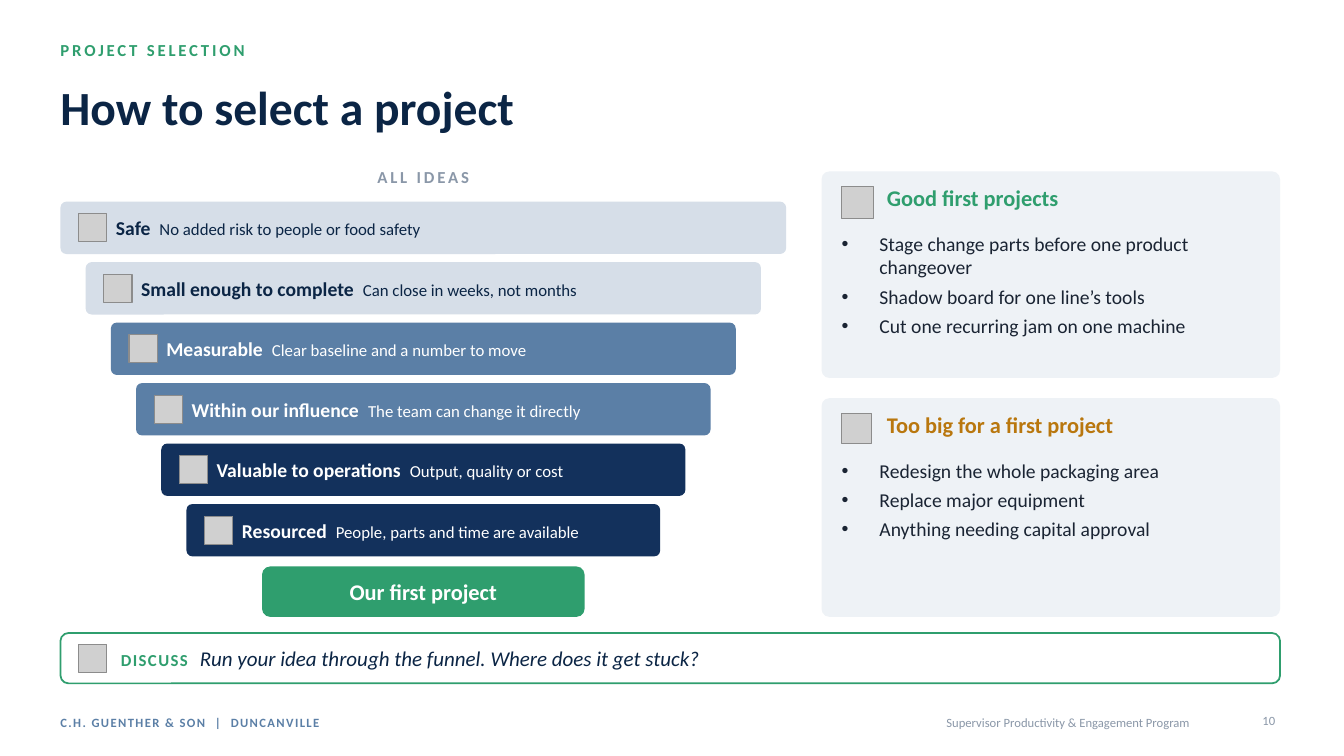
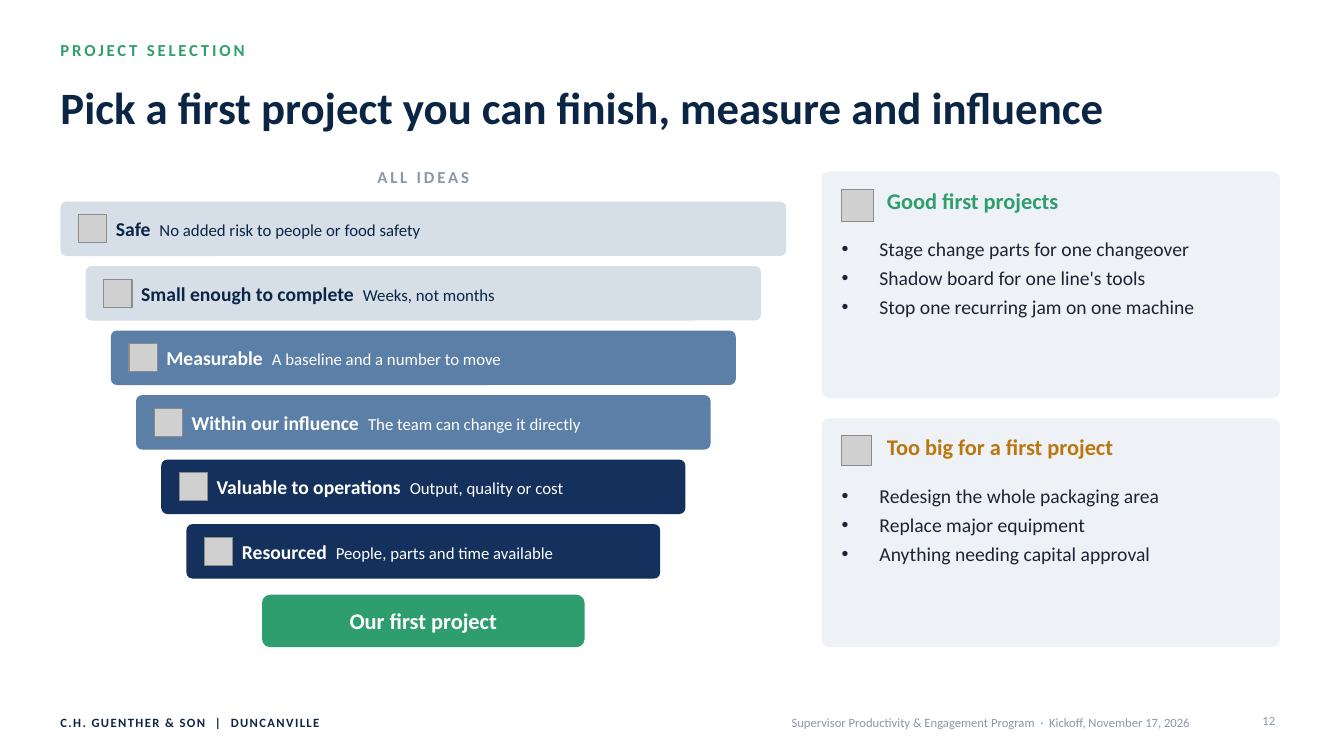
Before and after one commit to mabendeh/QMS_System1, a slide deck: slide 12 of presentations/CHG_Duncanville_Supervisor_Program/CHG_Duncanville_Supervisor_Productivity_Program_Kickoff.pptx (slide 10 before the commit). Drawn at 1344x756 pixels with LibreOffice and Linux fonts; fonts in the diff are those of the drawing; grey boxes stand for pictures. Boxes give left, top, right and bottom in pixels: in the first picture for what was removed or moved away, otherwise in the second. Text is boxed around its words. In the diff, an @@ line names an element or a change of style, - is before the commit and + after.

```diff
--- a/presentations/CHG_Duncanville_Supervisor_Program/CHG_Duncanville_Supervisor_Productivity_Program_Kickoff.pptx
+++ b/presentations/CHG_Duncanville_Supervisor_Program/CHG_Duncanville_Supervisor_Productivity_Program_Kickoff.pptx
@@ title at box(60, 92, 1104, 132): text changed; size 34 to 32 pt @@
-How to select a project
+Pick a first project you can finish, measure and influence
@@ rounded rectangle: place and size @@
-rounded rectangle at box(822, 171, 1280, 378)
+rounded rectangle at box(822, 171, 1280, 398)
@@ rounded rectangle: place and size @@
-rounded rectangle at box(86, 262, 761, 315)
+rounded rectangle at box(86, 266, 761, 321)
@@ text at box(879, 242, 1194, 318): text changed @@
-• Stage change parts before one product changeover
-• Shadow board for one line’s tools
-• Cut one recurring jam on one machine
+• Stage change parts for one changeover
+• Shadow board for one line's tools
+• Stop one recurring jam on one machine
@@ picture: place and size @@
-picture at box(104, 274, 132, 302)
+picture at box(104, 279, 132, 308)
@@ text at box(141, 287, 495, 305): text changed; size 12 to 14 pt; bold on @@
-Small enough to complete Can close in weeks, not months
+Small enough to complete Weeks, not months
@@ text at box(166, 351, 501, 365): text changed @@
-Measurable Clear baseline and a number to move
+Measurable A baseline and a number to move
@@ 2 rounded rectangles, 1 picture, 1 text: place and size @@
-2 rounded rectangles, 1 picture, 1 text at box(111, 323, 736, 436)
+2 rounded rectangles, 1 picture, 1 text at box(111, 331, 736, 450)
@@ rounded rectangle: place and size @@
-rounded rectangle at box(822, 398, 1280, 617)
+rounded rectangle at box(822, 418, 1280, 647)
@@ 2 pictures, 1 text, 1 rounded rectangle: place and size @@
-2 pictures, 1 text, 1 rounded rectangle at box(154, 395, 686, 496)
+2 pictures, 1 text, 1 rounded rectangle at box(154, 408, 686, 514)
@@ 2 texts, 1 picture: place and size @@
-2 texts, 1 picture at box(842, 413, 1159, 540)
+2 texts, 1 picture at box(842, 436, 1159, 565)
@@ rounded rectangle: place and size @@
-rounded rectangle at box(187, 504, 660, 557)
+rounded rectangle at box(187, 524, 660, 579)
@@ picture: place and size @@
-picture at box(205, 516, 233, 544)
+picture at box(205, 537, 233, 566)
@@ text at box(242, 545, 553, 562): text changed @@
-Resourced People, parts and time are available
+Resourced People, parts and time available
@@ text "Our first project": place and size @@
-text "Our first project" at box(350, 584, 497, 604)
+text "Our first project" at box(350, 613, 497, 633)
@@ rounded rectangle: place and size @@
-rounded rectangle at box(262, 567, 585, 617)
+rounded rectangle at box(262, 595, 585, 647)
@@ proportions changed in 9 elements at box(60, 202, 786, 256), box(86, 266, 761, 321), box(111, 331, 736, 385), box(136, 395, 711, 450), box(822, 171, 1280, 398), box(161, 460, 686, 514), box(187, 524, 660, 579), box(822, 418, 1280, 647), box(262, 595, 585, 647) @@
@@ rounded rectangle removed at box(60, 633, 1280, 684) @@
@@ picture removed at box(79, 644, 107, 673) @@
@@ text removed at box(121, 651, 699, 670) @@
-DISCUSS Run your idea through the funnel. Where does it get stuck?
@@ text "C.H. GUENTHER & SON | ..." at box(60, 718, 320, 727): text colour #5B7FA6 to #0B2545 @@
@@ text at box(792, 718, 1190, 729): text changed @@
-Supervisor Productivity & Engagement Program
+Supervisor Productivity & Engagement Program · Kickoff, November 17, 2026
@@ page number at box(1262, 717, 1275, 725): text changed @@
-10
+12
```
Also in this commit, not shown: 14 other slides changed, 9 slides added, 6 slides removed, 3 other files.
